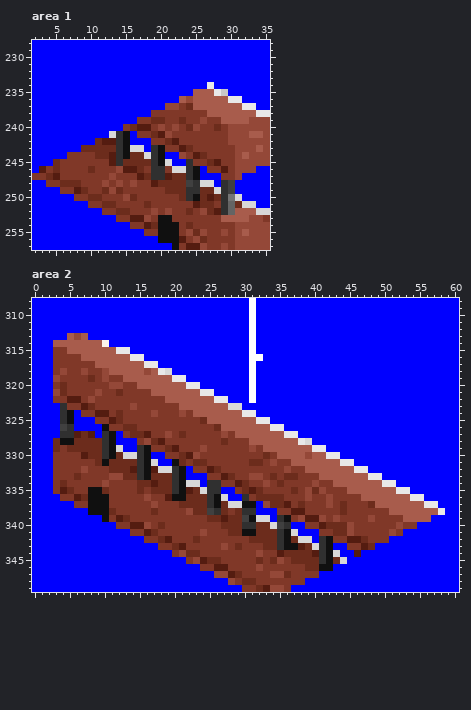
Pixel-art file, stored at ogfxplus/1558.aseprite. Above is the file before it was changed.
66x351 pixels, 1 frame. Colours within 5 levels of each other are drawn and written as one. Shown: area 1: x 2..35, y 228..257; area 2: x 0..60, y 308..349. The commit also changed other parts of the picture, which this record leaves out.
The result:
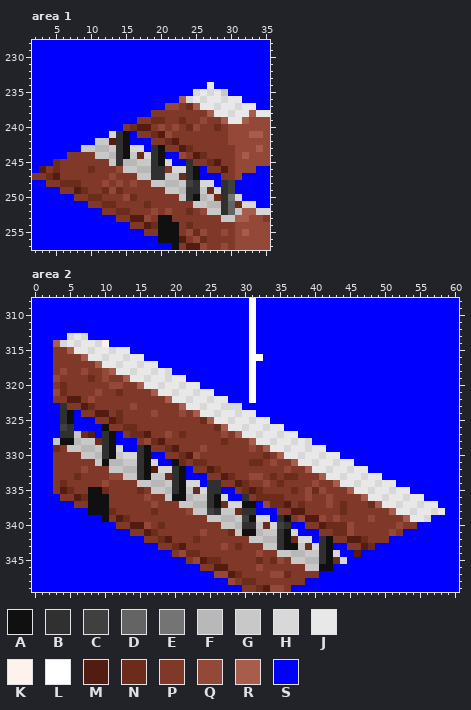
Palette (. is transparent): A #101010  B #303030  C #404040  D #646464  E #747474  F #b8b8b8  G #c8c8c8  H #d8d8d8  J #e8e8e8  K #fcf4ec  L #ffffff  M #541c10  N #6c2c1c  P #803828  Q #944838  R #a85c4c  S #0000ff
The edit:
layer "Layer 3" added
Area 1, layer "Layer 3":
y 235: x 25..27 RRR -> HJH
y 236: x 24..29 QRRRRR -> HJHJJH
y 237: x 26..31 RRRRRR -> JJHJJH
y 238: x 28..32 RRRRR -> JJHJJ
y 239: x 30..31 RR -> JJ
y 242: x 11..12 NM -> GG
y 243: x 9..13 NNNNN -> GGFFG
y 244: x 11..13 NNM -> GGF; x 16 N -> G
y 245: x 13 M -> G; x 15..18 NNNN -> FFGG
y 246: x 15..18 MMNP -> GGFF
y 247: x 17..18 MN -> GG; x 21..22 MN -> GG
y 248: x 19..23 MNNNN -> GGFFG
y 249: x 21..23 NNN -> GGF; x 26 N -> G
y 250: x 23 N -> G; x 26..27 NM -> FG
y 251: x 25..28 MNNP -> GGFF
y 252: x 27..28 NM -> GG; x 31 R -> G
y 253: x 29..30 RR -> GG
Area 2, layer "Layer 3":
y 313: x 5..7 RQR -> HJH
y 314: x 4..9 RRRRRR -> HJHJJH
y 315: x 6..11 RRRRRR -> JJHJJH
y 316: x 8..13 RRRRRR -> JJHJJH
y 317: x 10..15 RRRRRR -> JJHJJH
y 318: x 12..17 RRRRQR -> JJHJJH
y 319: x 14..19 RRRRRR -> JJHJJH
y 320: x 16..21 RRRRRR -> JJHJJH
y 321: x 18..23 RRRRRR -> JJHJJH
y 322: x 20..25 RRRRRR -> JJHJJH
y 323: x 22..27 RRRRRR -> JJHJJH
y 324: x 24..29 RRRRRR -> JJHJJH
y 325: x 26..31 RRRRRR -> JJHJJH
y 326: x 28..33 RRRRRR -> JJHJJH
y 327: x 6 M -> G; x 30..35 RRRRRR -> JJHJJH
y 328: x 3 N -> G; x 6..8 NNN -> FGG; x 32..37 RRRRRR -> JJHJJH
y 329: x 5..9 NNNNN -> GGFFG; x 34..39 RRRRRR -> JJHJJH
y 330: x 7..9 MNN -> GGF; x 12 N -> G; x 36..41 RRRQRR -> JJHJJH
y 331: x 9 N -> G; x 11..14 NNNN -> FFGG; x 38..43 RRRRRR -> JJHJJH
y 332: x 11..14 NNNM -> GGFF; x 40..45 RRRRRR -> JJHJJH
y 333: x 13..14 NN -> GG; x 17..18 NN -> GG; x 42..47 RRRRRR -> JJHJJH
y 334: x 15..19 NNMNN -> GGFFG; x 44..49 RRRRRR -> JJHJJH
y 335: x 17..19 NNN -> GGF; x 22 M -> G; x 46..51 RRRRRR -> JJHJJH
y 336: x 19 M -> G; x 22..24 NNN -> FGG; x 48..53 RRRRRR -> JJHJJH
y 337: x 21..24 NNNN -> GGFF; x 50..55 RRRRRR -> JJHJJH
y 338: x 23..24 NN -> GG; x 27..28 NP -> GG; x 52..57 RRRRRR -> JJHJJH
y 339: x 25..29 NNMNN -> GGFFG; x 54..56 RRR -> JJH
y 340: x 27..29 NNN -> GGF; x 32 N -> G
y 341: x 29 N -> G; x 32..34 NNN -> FGG
y 342: x 31..34 NNNN -> GGFF
y 343: x 33..34 NN -> GG; x 38 M -> G
y 344: x 35..40 MNNNNM -> GGFFGG
y 345: x 37..40 NNNN -> GGFF
y 346: x 39..40 NN -> GG
